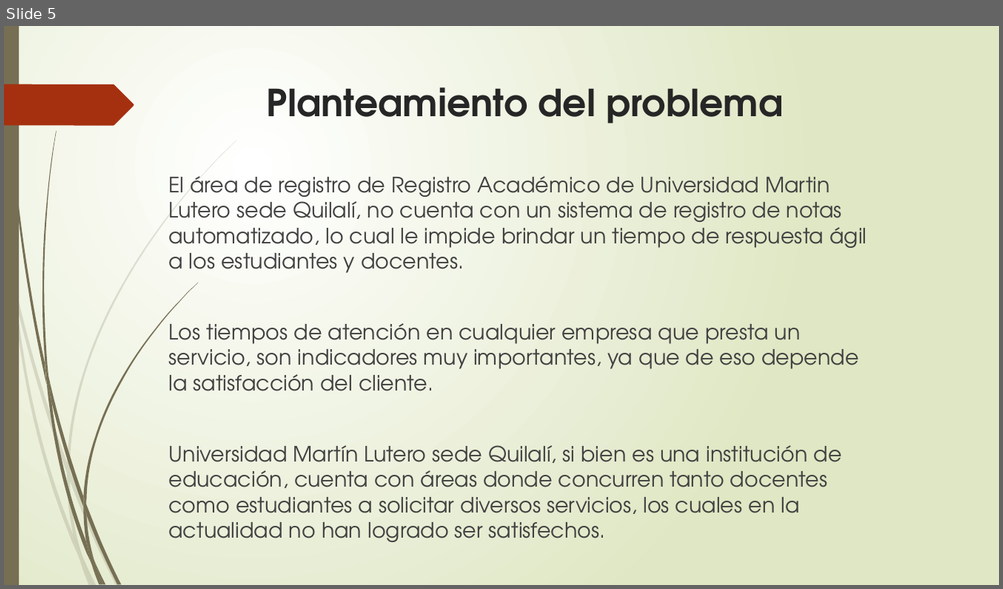
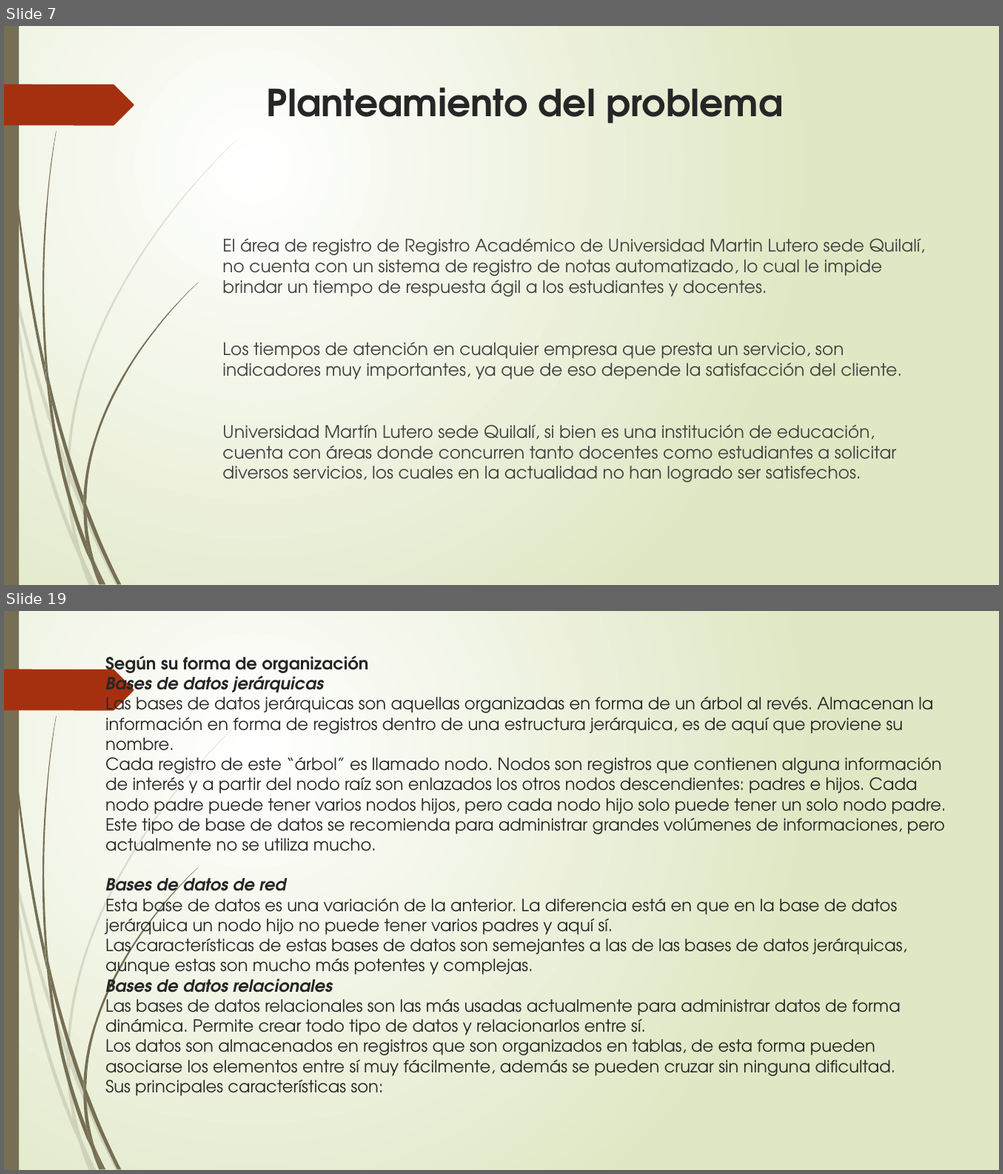
Before and after one commit to francha23/sistema-de-notas, a slide deck: Presentacion/El principio de la sabiduría es el temor.pptx. Shown one above the other, each under a label of ours: slide 5 before the commit, slides 7 and 19 after it; the slides between them are not shown. The pictures are 1003x589 and 1003x1174 pixels, drawn with LibreOffice and Linux fonts; fonts in the diff are those of the drawing. Boxes give left, top, right and bottom in pixels: in the first picture for what was removed or moved away, otherwise in the second. Text is boxed around its words. In the diff, an @@ line names an element or a change of style, - is before the commit and + after.

Commit message:
Ajustes varios y agregadas funcionalidades nuevas
Cambios varios de estilos y vistas

```diff
--- a/Presentacion/El principio de la sabiduría es el temor.pptx
+++ b/Presentacion/El principio de la sabiduría es el temor.pptx
@@ slide 19 added at (4, 611, 999, 1170), background gradient #FFFFFF to #DFE8C4; not listed: 24 template elements that a slide beside it also shows @@
@@ title added at (105, 655, 946, 1096), 16.2 pt, text #262626 @@
+Según su forma de organización
+Bases de datos jerárquicas
+Las bases de datos jerárquicas son aquellas organizadas en forma de un árbol al revés. Almacenan la información en forma de registros dentro de una estructura jerárquica, es de aquí que proviene su nombre.
+Cada registro de este “árbol” es llamado nodo. Nodos son registros que contienen alguna información de interés y a partir del nodo raíz son enlazados los otros nodos descendientes: padres e hijos. Cada nodo padre puede tener varios nodos hijos, pero cada nodo hijo solo puede tener un solo nodo padre.
+Este tipo de base de datos se recomienda para administrar grandes volúmenes de informaciones, pero actualmente no se utiliza mucho.
+Bases de datos de red
+Esta base de datos es una variación de la anterior. La diferencia está en que en la base de datos jerárquica un nodo hijo no puede tener varios padres y aquí sí.
+Las características de estas bases de datos son semejantes a las de las bases de datos jerárquicas, aunque estas son mucho más potentes y complejas.
+Bases de datos relacionales
+Las bases de datos relacionales son las más usadas actualmente para administrar datos de forma dinámica. Permite crear todo tipo de datos y relacionarlos entre sí.
+Los datos son almacenados en registros que son organizados en tablas, de esta forma pueden asociarse los elementos entre sí muy fácilmente, además se pueden cruzar sin ninguna dificultad.
+Sus principales características son:
@@ what was slide 5 is now slide 7 @@
@@ slide 7 changed as well @@
@@ text "El área de registro de ...": place and size @@
-text "El área de registro de ..." at (168, 176, 866, 543)
+text "El área de registro de ..." at (222, 238, 925, 483)
@@ text "El área de registro de ..." at (222, 238, 925, 483): size 20.4 to 16.6 pt @@
```
Also in this commit, not shown: 8 other slides changed, 41 other slides added, 4 slides removed, 21 other files.
